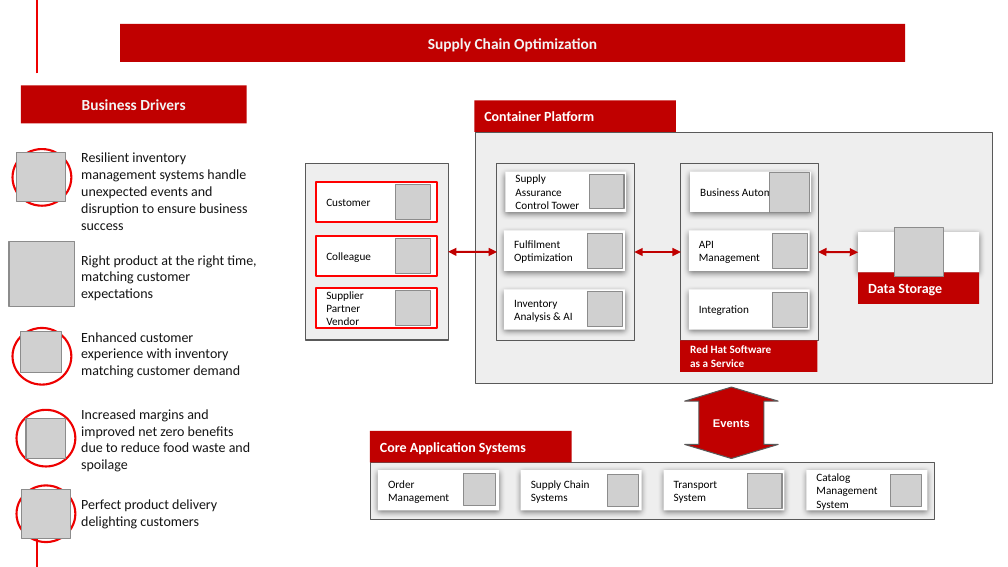
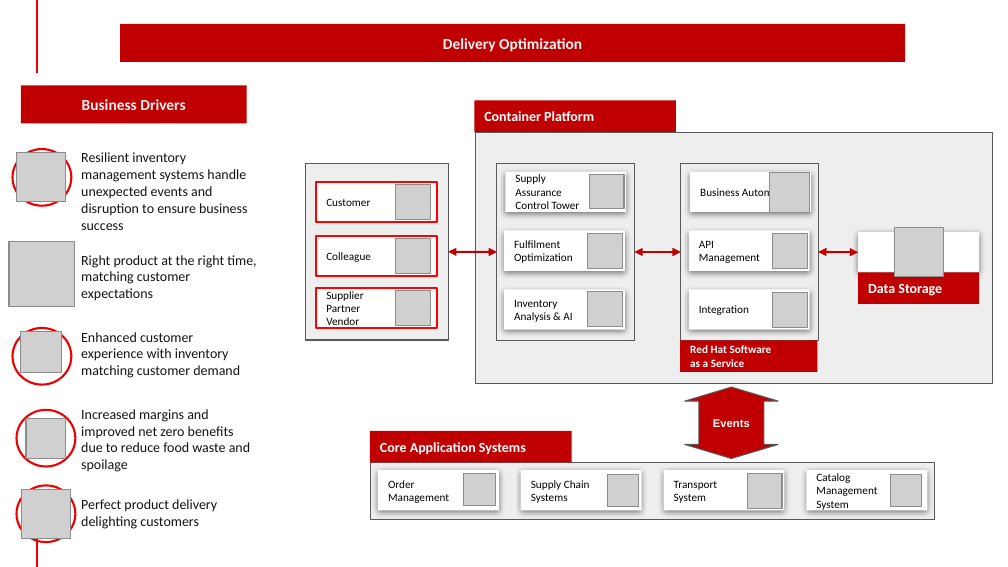
Before and after one commit to brucedkyle/architectures, a slide deck: slide 4 of docs/supplychain/downloads/SupplyChainOptimization.SolutionOverview.pptx. Drawn at 1008x567 pixels with LibreOffice and Linux fonts; fonts in the diff are those of the drawing; grey boxes stand for pictures; background and template pictures are left out. Boxes give left, top, right and bottom in pixels: in the first picture for what was removed or moved away, otherwise in the second. Text is boxed around its words. In the diff, an @@ line names an element or a change of style, - is before the commit and + after.

```diff
--- a/docs/supplychain/downloads/SupplyChainOptimization.SolutionOverview.pptx
+++ b/docs/supplychain/downloads/SupplyChainOptimization.SolutionOverview.pptx
@@ text in rectangle at (443, 38, 582, 52): text changed @@
-Supply Chain Optimization
+Delivery Optimization
```
Also in this commit, not shown: 3 other slides changed, 52 other files.
